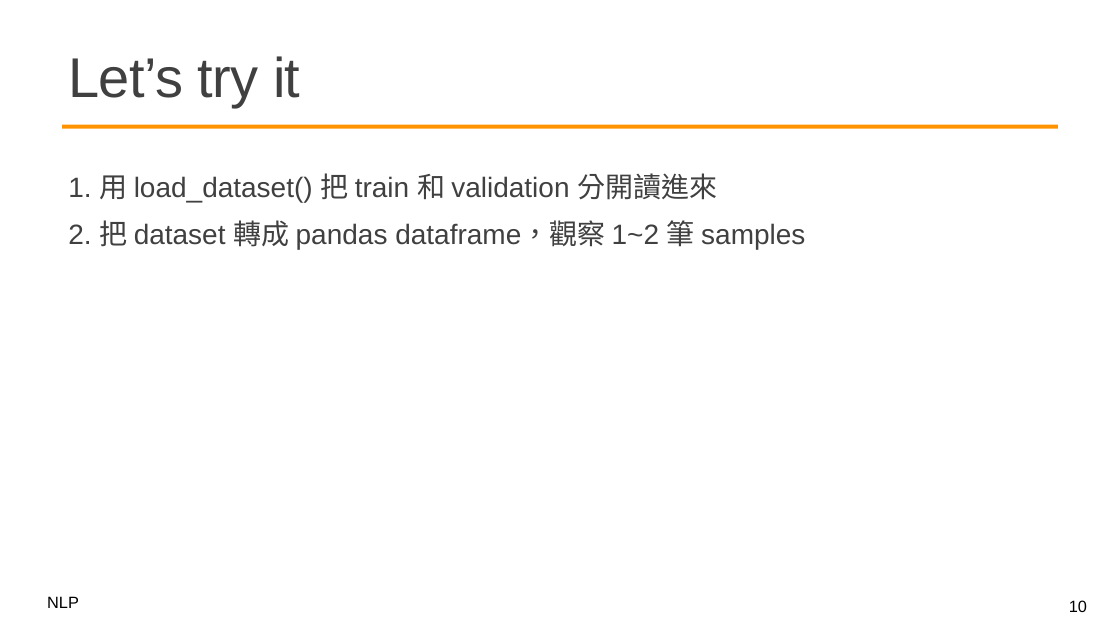
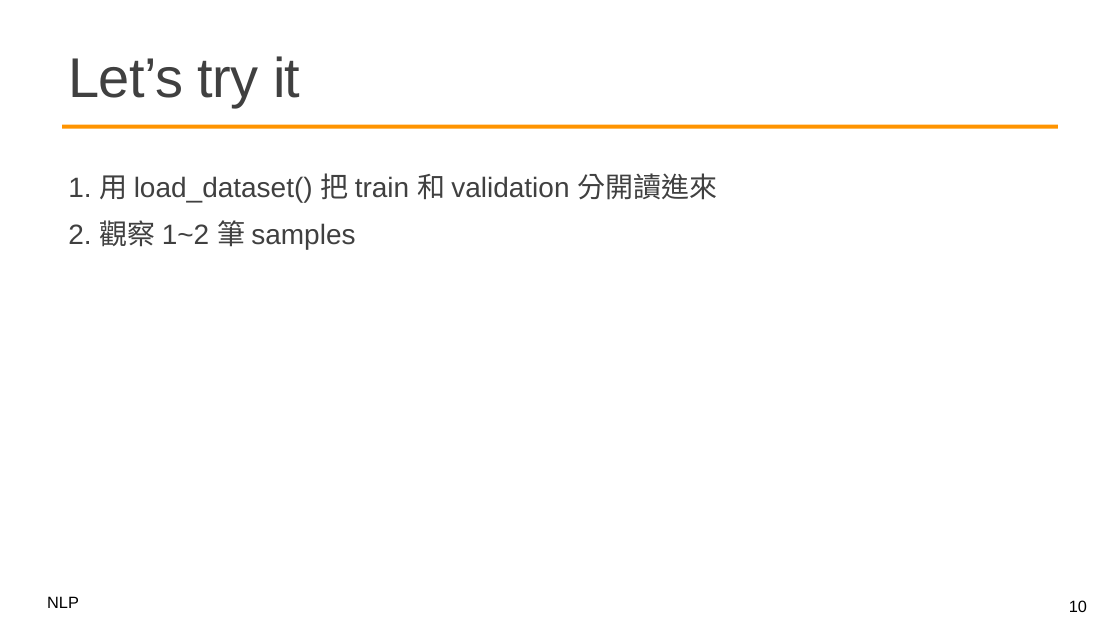
Before and after one commit to mcps5601/CGUNLP_2026_Spring, a slide deck: slide 10 of slides/w10_huggingface_0427.pptx. Drawn at 1120x630 pixels with LibreOffice and Linux fonts; fonts in the diff are those of the drawing; background and template pictures are left out. Boxes give left, top, right and bottom in pixels: in the first picture for what was removed or moved away, otherwise in the second. Text is boxed around its words. In the diff, an @@ line names an element or a change of style, - is before the commit and + after.

```diff
--- a/slides/w10_huggingface_0427.pptx
+++ b/slides/w10_huggingface_0427.pptx
@@ text at box(68, 220, 355, 249): text changed @@
-  2. 把 dataset 轉成 pandas dataframe，觀察 1~2 筆 samples
+  2. 觀察 1~2 筆 samples
```
Also in this commit, not shown: 4 other slides changed, 1 slide added, 1 slide removed, 1 other file.
